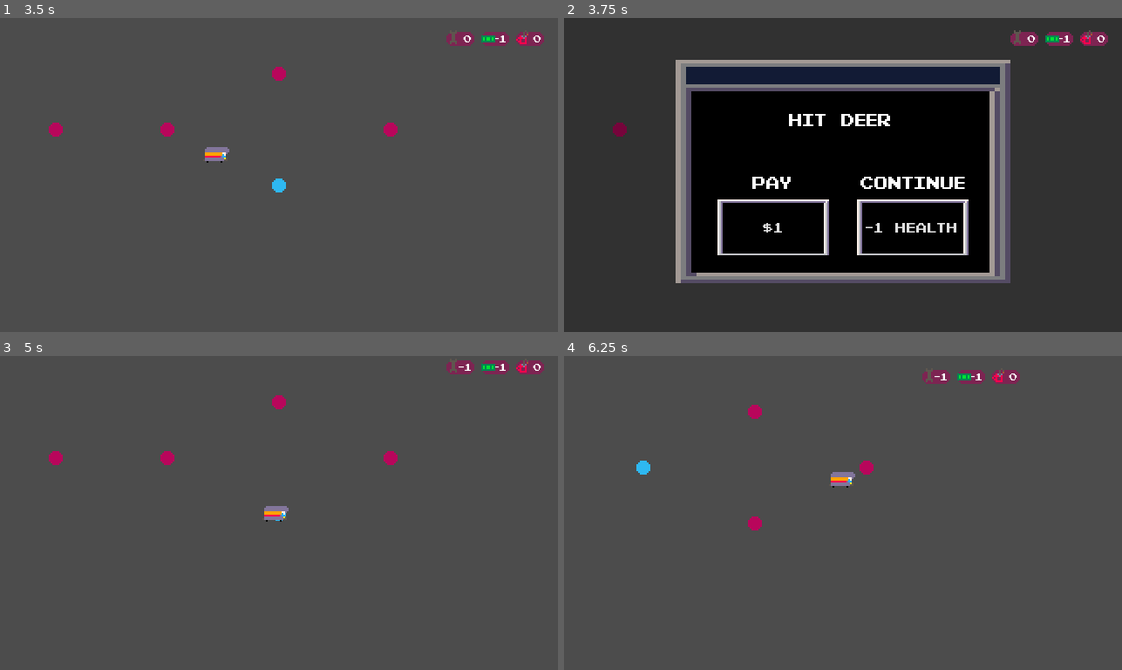
Above: before the commit, frames 1-4 (two rows, left to right).
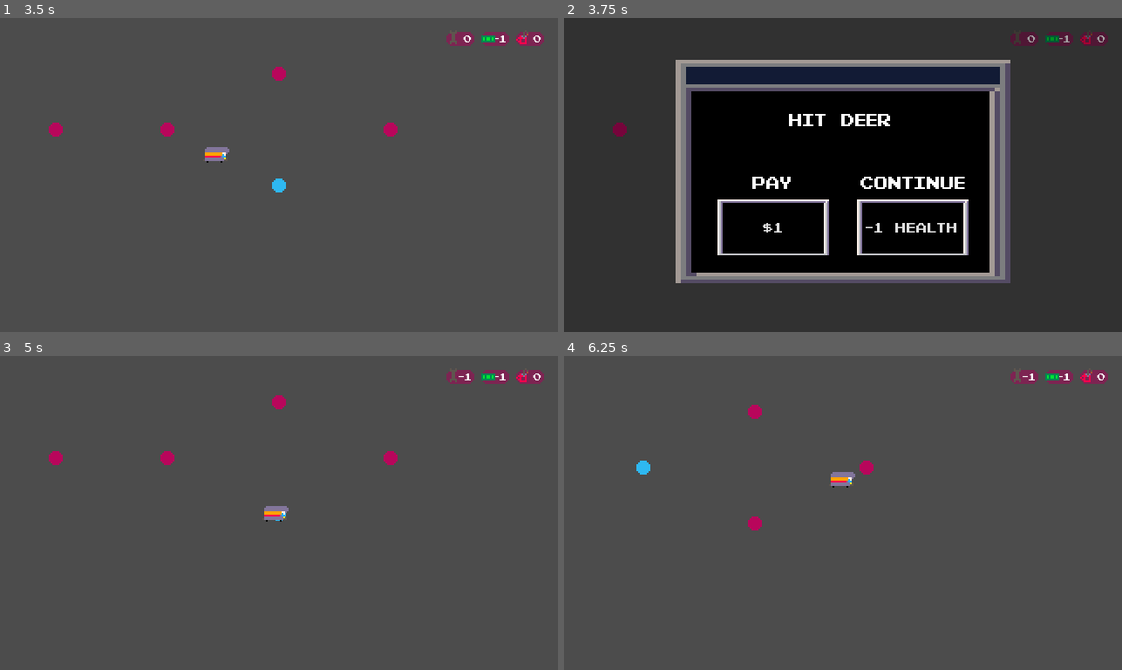
Above: after the commit, the same moments.

Repository: youssefevan/global-game-jam-2023
Game: Godot game, scene res://Scenes/TestingGrounds.tscn
The game is run twice, just before and just after one commit, with the same random seed, the same clock (stepped at 60 frames per second) and the same inputs. This scene is started directly instead of the project's main scene.
Inputs (mouse positions are in pixels of both pictures, inside the frame that each line leads up to):
- Up to frame 1 (3.5 s): tap Enter at 0.5 s; move the mouse to (55, 131) at 0.52 s; click (55, 131) at 0.6 s; tap Space at 1.25 s; move the mouse to (167, 131) at 1.27 s; click (167, 131) at 1.35 s; click "$1" at 2 s; move the mouse to (279, 184) at 2.77 s; click (279, 184) at 2.85 s
- Up to frame 2 (3.75 s): move the mouse to (843, 74) at 3.52 s; click (843, 74) at 3.6 s
- Up to frame 3 (5 s): click "-1 health" at 4.25 s
- Up to frame 4 (6.25 s): move the mouse to (954, 459) at 5.02 s; click (954, 459) at 5.1 s; move the mouse to (675, 465) at 5.77 s; click (675, 465) at 5.85 s

Frame 1 is identical in both runs. In frame 2, 0.6% of the frame differs, in the area x 80-98%, y 3-9%; in frame 3, 0.9%; in frame 4, 1.1%, in the area x 64-98%, y 4-9%.

Commit message:
Gui and ecnounter follows camera

Diff:
--- a/Global Game Jam 2023/Scenes/GUI.tscn
+++ b/Global Game Jam 2023/Scenes/GUI.tscn
@@ -16,7 +16,7 @@
 extra_spacing_space = -3
 font_data = ExtResource( 4 )
 
-[node name="GUI" type="MarginContainer"]
+[node name="GUI" type="Control"]
 anchor_left = 1.0
 anchor_right = 1.0
 margin_left = -60.0
--- a/Global Game Jam 2023/Scenes/TestingGrounds.tscn
+++ b/Global Game Jam 2023/Scenes/TestingGrounds.tscn
@@ -6,6 +6,17 @@
 [ext_resource path="res://Scenes/Encounter.tscn" type="PackedScene" id=4]
 
 [node name="TestingGrounds" type="Node2D"]
+
+[node name="CanvasLayer" type="CanvasLayer" parent="."]
+
+[node name="GUI" parent="CanvasLayer" instance=ExtResource( 3 )]
+margin_left = -64.0
+margin_top = 5.0
+margin_right = 12.0
+margin_bottom = 19.0
+
+[node name="Encounter" parent="CanvasLayer" instance=ExtResource( 4 )]
+visible = false
 
 [node name="City" parent="." instance=ExtResource( 1 )]
 position = Vector2( 32, 64 )
@@ -30,15 +41,6 @@
 position = Vector2( 64, 44 )
 starting_city_node = NodePath("../City")
 
-[node name="Encounter" parent="." instance=ExtResource( 4 )]
-visible = false
-
-[node name="GUI" parent="." instance=ExtResource( 3 )]
-margin_left = 256.0
-margin_top = 5.0
-margin_right = 332.0
-margin_bottom = 19.0
-
 [connection signal="new_target_city" from="City" to="Player" method="_on_City_new_target_city"]
 [connection signal="new_target_city" from="City2" to="Player" method="_on_City2_new_target_city"]
 [connection signal="new_target_city" from="City3" to="Player" method="_on_City3_new_target_city"]
